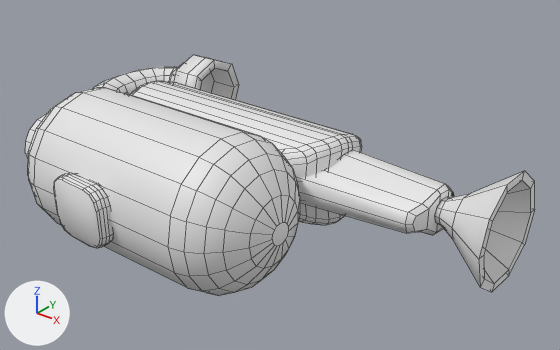
The Blender file Henrik/Blender/Watergun.blend as it was, and as the next commit left it.
Before and after are seen from a camera (50 mm lens) standing at (1.866, -1.613, 1.201) and looking at (0.254, 0.402, -0.049). Lighting does not change. The marker at lower left points along +X, +Y and +Z. Mesh edges are drawn as thin lines on the coarser meshes.

In view in the first picture: 'PaintGun', 'Tank'.
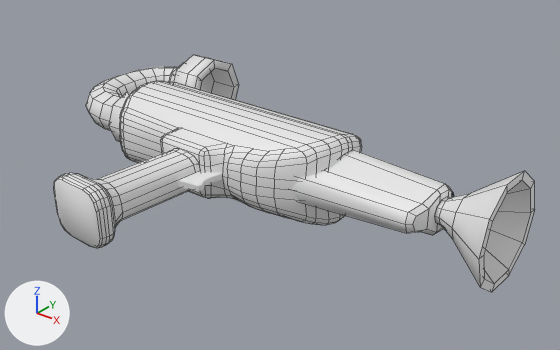
Changed parts and their boxes [x1, y1, x2, y2] in the pictures (560 x 350 px):
'Tank', hidden
    before: [25, 88, 300, 296]

The change, as a diff of the scene's bpy script:
```diff
--- a/Henrik/Blender/Watergun.blend.py
+++ b/Henrik/Blender/Watergun.blend.py
@@ me_cylinder_002 @@
 me_cylinder_002.from_pydata(...)  # 238 vertices, 223 faces; spans x -0.55..0.578, y -0.27..0.265, z -0.269..0.269
 # used by ob_tank; location = (0.0, 0.0, 0.0)
+# me_cylinder_002 part 1: the whole mesh is moved by (0.484, 0.0, 0.0)
@@ ob_tank @@
 ob_tank.location = (0.0, 0.0, 0.0)
+ob_tank.hide_set(True)
```
